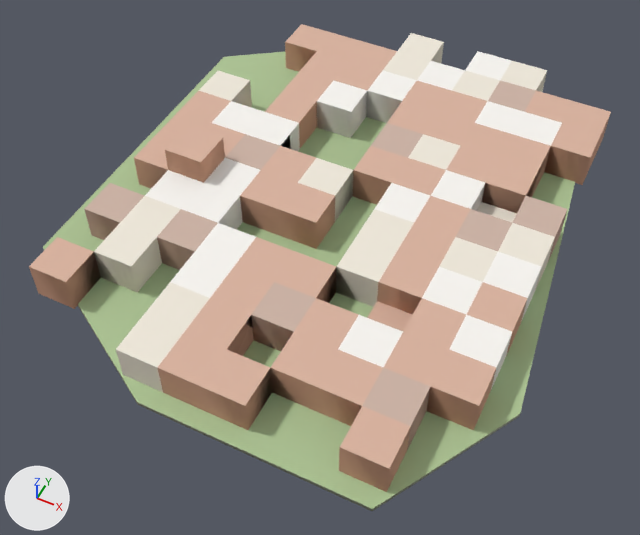
Renders of the glTF model godot_project/remake/sky/islands/SKY-008.lod2.glb from each side of a commit.
Before and after are seen from a 50 mm camera at (97.0, -212.0, 230.0) aimed at (-2.0, -14.0, -18.0). Arrows for +X, +Y and +Z are at lower left; the lights stay in place. The picture after the commit comes second. Vertices at exactly the same position are counted once.

The first picture shows 'deck', 'rock', 'warren_hull'.
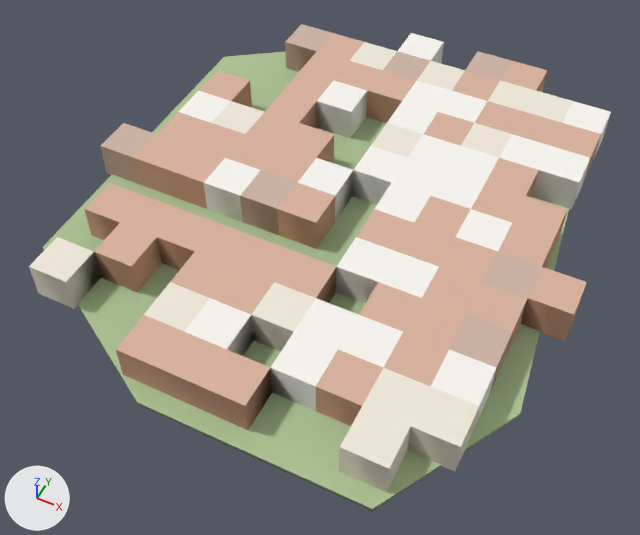
Boxes (x1, y1, x2, y2) around the edits, measured in the pictures (640 x 535 px; the box of a moved part takes in the faces that stretch with it):
```json
{"part": 1, "of": "me_warren_hull", "change": "moved or reshaped", "before": [116, 80, 590, 430], "after": [100, 42, 611, 406]}
{"part": 2, "of": "me_warren_hull", "change": "added", "after": [407, 387, 479, 471]}
{"part": 3, "of": "me_warren_hull", "change": "recoloured", "before": [29, 24, 547, 492], "after": [29, 24, 547, 492]}
```

The change, as JSON lines over the scene's bpy script:
```json
{"block": "me_warren_hull", "where": "# used by ob_warren_hull; location = (0.0, 0.0, 0.0)"}
{"op": "remove", "block": "me_warren_hull", "code": "me_warren_hull.from_pydata(...)  # 252 vertices, 610 faces; spans x -75.0..75.0, y -96.0..99.0, z 0.0..23.0"}
{"op": "add", "block": "me_warren_hull", "code": "me_warren_hull.from_pydata(...)  # 256 vertices, 610 faces; spans x -90.0..90.0, y -96.0..99.0, z 0.0..13.0"}
{"block": "me_warren_hull", "change": "me_warren_hull part 1: 34 vertices removed from x -60.0..75.0, y -96.0..69.0, z 0.0..23.0; 36 vertices added at x -90.0..90.0, y -81.0..69.0, z 0.0..13.0"}
{"block": "me_warren_hull", "change": "me_warren_hull part 2: 2 vertices added at x 75.0, y -81.0, z 0.0..13.0"}
{"block": "me_warren_hull", "change": "me_warren_hull part 3: 224 kept faces spanning x -75.0..75.0, y -96.0..99.0, z 0.0..13.0 get new vertex colours"}
```
